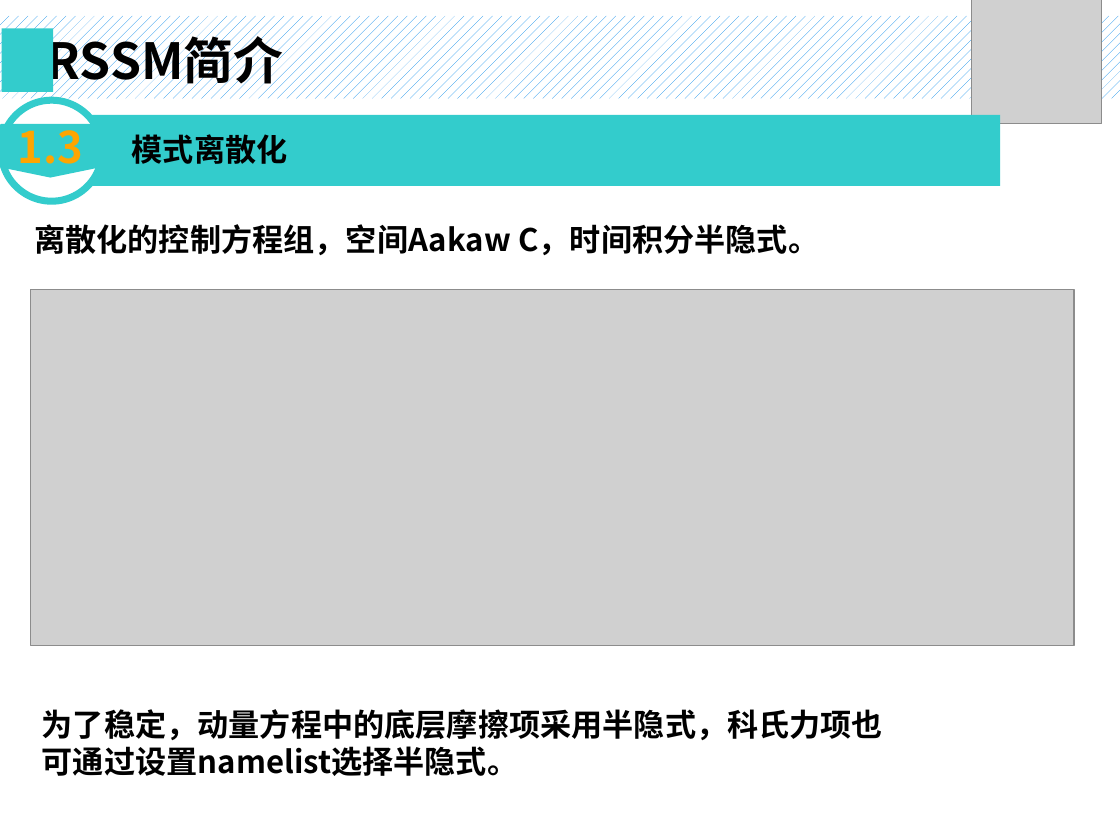
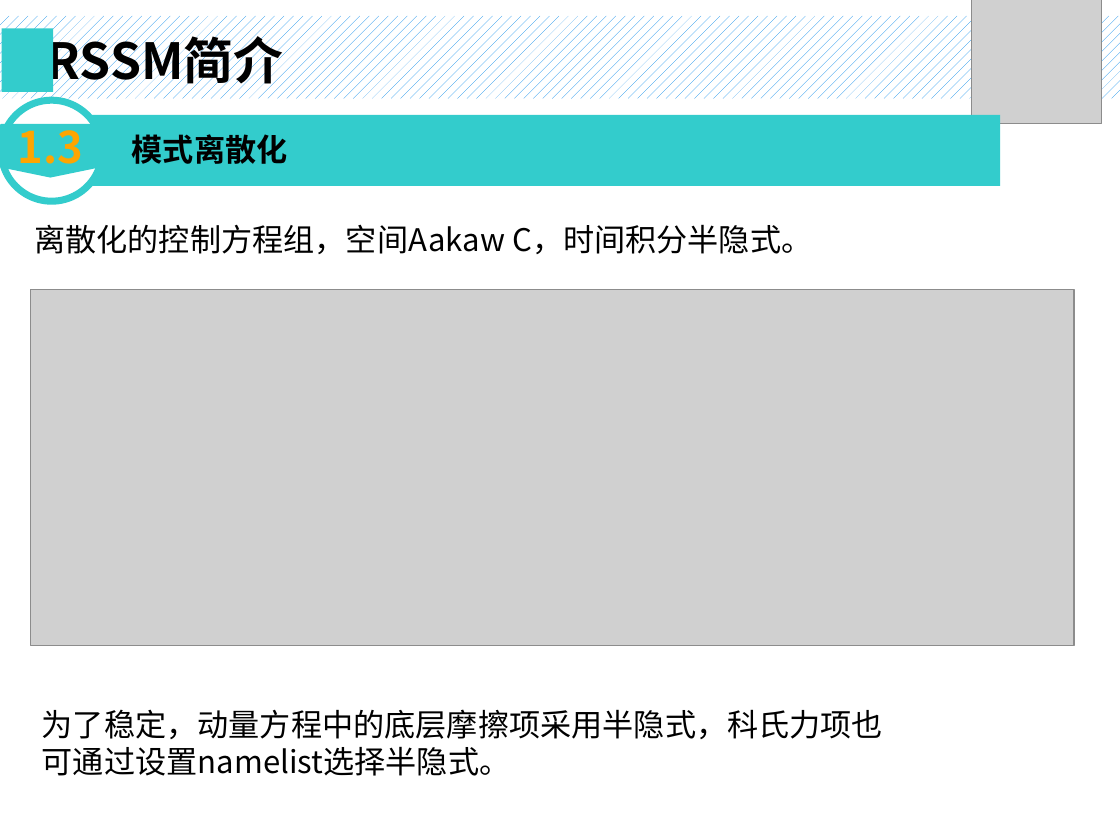
Before and after one commit to islandowner95/RSSM, a slide deck: slide 7 of doc/RSSM_V1.0_Introduction.pptx (slide 6 before the commit). Drawn at 1120x840 pixels with LibreOffice and Linux fonts; fonts in the diff are those of the drawing; grey boxes stand for pictures. Boxes give left, top, right and bottom in pixels: in the first picture for what was removed or moved away, otherwise in the second. Text is boxed around its words. In the diff, an @@ line names an element or a change of style, - is before the commit and + after.

```diff
--- a/doc/RSSM_V1.0_Introduction.pptx
+++ b/doc/RSSM_V1.0_Introduction.pptx
@@ text "离散化的控制方程组，空间Aakaw C，时间积分半隐式。" at [34,224,812,254]: bold off @@
@@ text "为了稳定，动量方程中的底层摩擦项采用半隐式，科氏力项也可通过设置namelist选择半隐式。" at [42,709,883,776]: bold off @@
```
Also in this commit, not shown: 12 other slides changed, 8 slides added.
